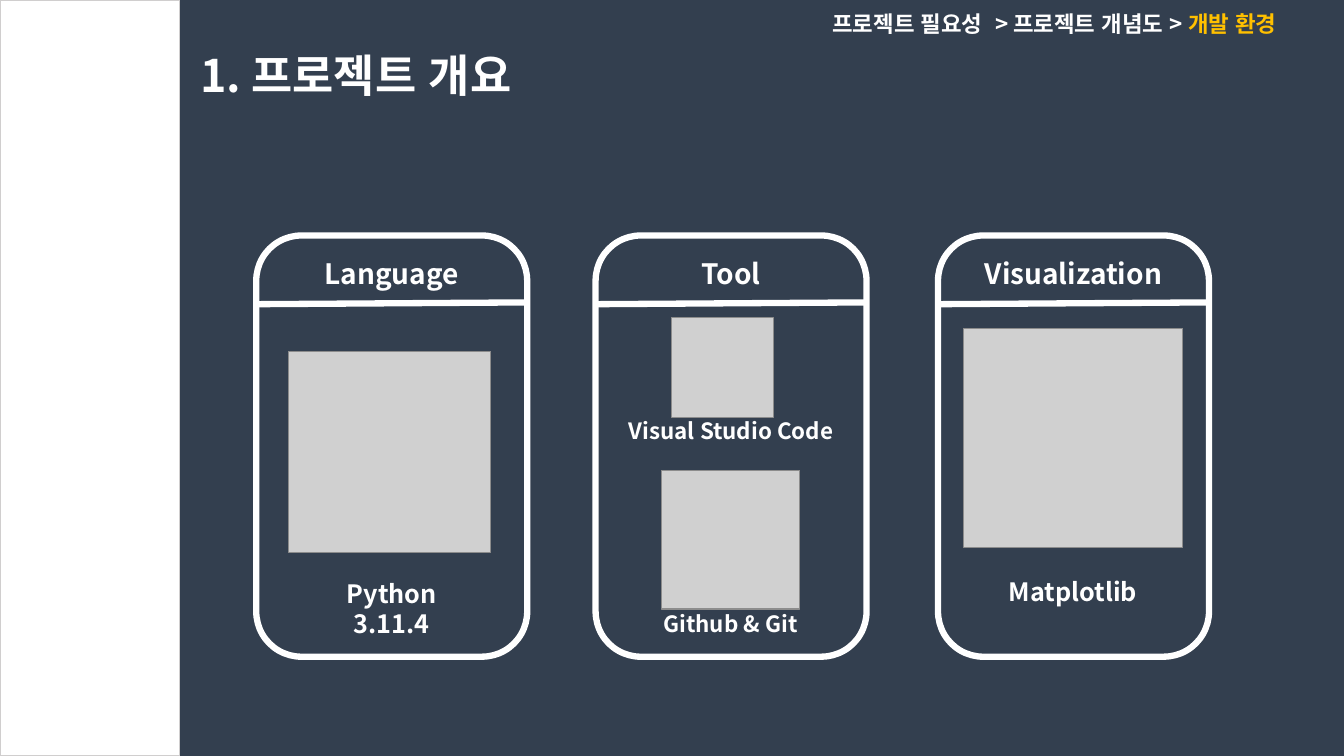
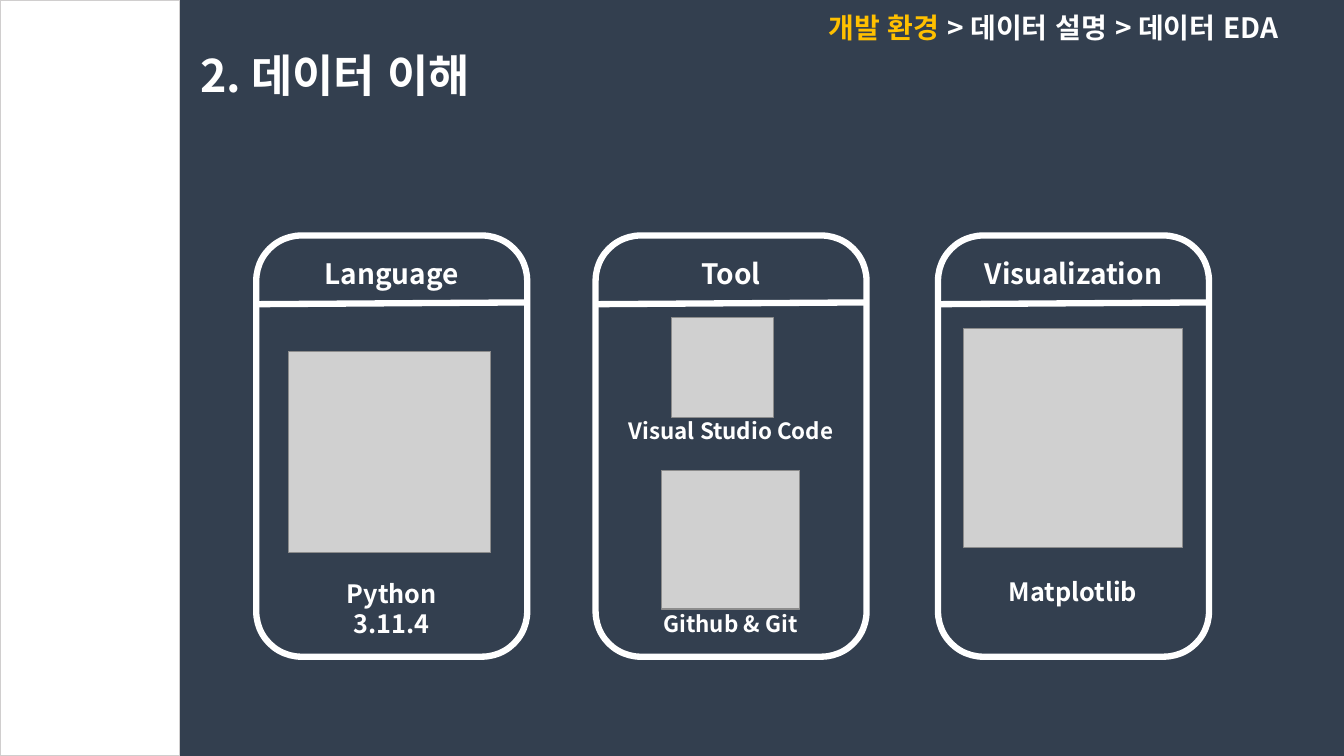
Before and after one commit to dongkieric98/-, a slide deck: slide 8 of electricity.pptx (slide 6 before the commit). Drawn at 1344x756 pixels with LibreOffice and Linux fonts; fonts in the diff are those of the drawing; grey boxes stand for pictures. Boxes give left, top, right and bottom in pixels: in the first picture for what was removed or moved away, otherwise in the second. Text is boxed around its words. In the diff, an @@ line names an element or a change of style, - is before the commit and + after.

```diff
--- a/electricity.pptx
+++ b/electricity.pptx
@@ text at bbox=[828, 14, 1278, 41]: text changed; size 16 to 20 pt @@
-프로젝트 필요성 > 프로젝트 개념도 > 개발 환경
+개발 환경 > 데이터 설명 > 데이터 EDA
@@ text at bbox=[200, 54, 470, 96]: text changed @@
-1. 프로젝트 개요
+2. 데이터 이해
```
Also in this commit, not shown: 8 other slides changed, 15 slides added, 4 other files.
